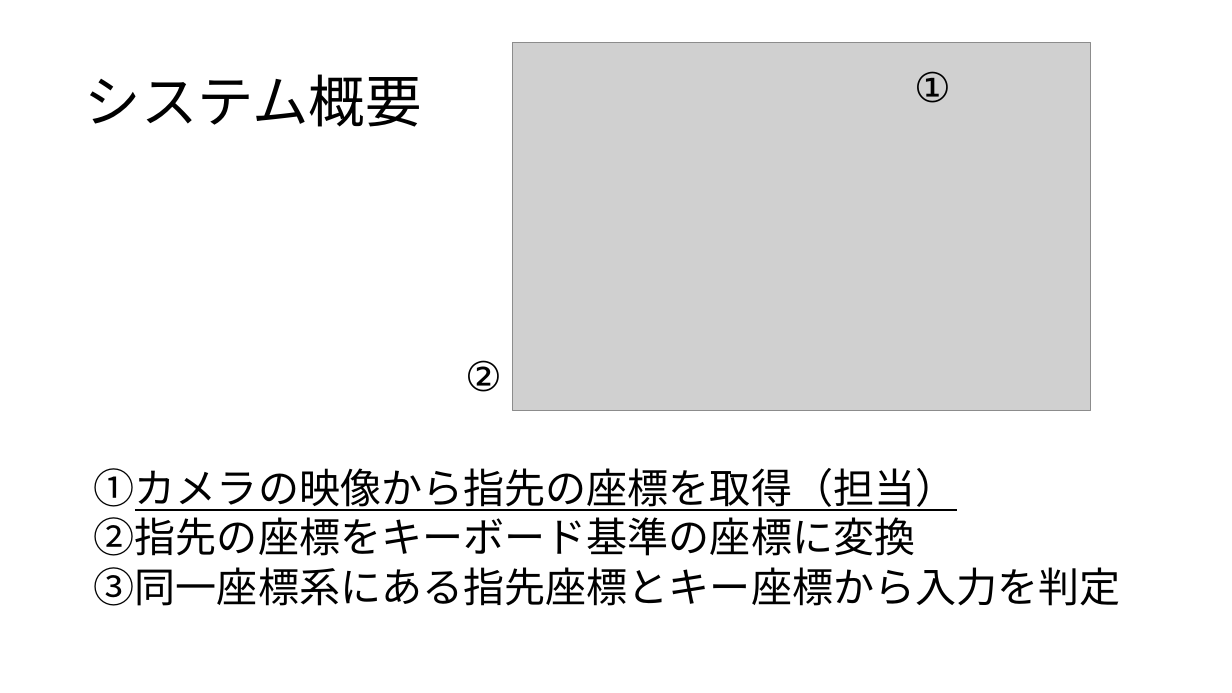
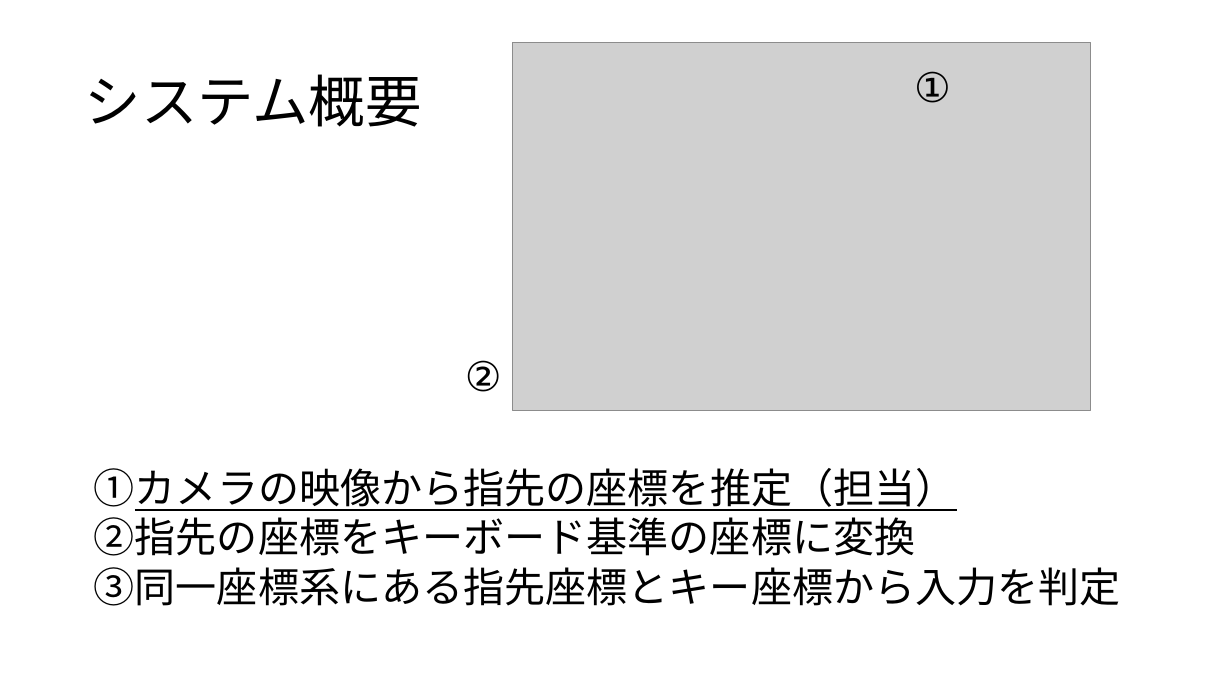
Before and after one commit to hagi711/Graduation-Research, a slide deck: slide 3 of 中間発表.pptx. Drawn at 1232x693 pixels with LibreOffice and Linux fonts; fonts in the diff are those of the drawing; grey boxes stand for pictures. Boxes give left, top, right and bottom in pixels: in the first picture for what was removed or moved away, otherwise in the second. Text is boxed around its words. In the diff, an @@ line names an element or a change of style, - is before the commit and + after.

```diff
--- a/中間発表.pptx
+++ b/中間発表.pptx
@@ text at [94, 468, 957, 511]: text changed @@
-①カメラの映像から指先の座標を取得（担当）
+①カメラの映像から指先の座標を推定（担当）
```
Also in this commit, not shown: 3 other slides changed.
